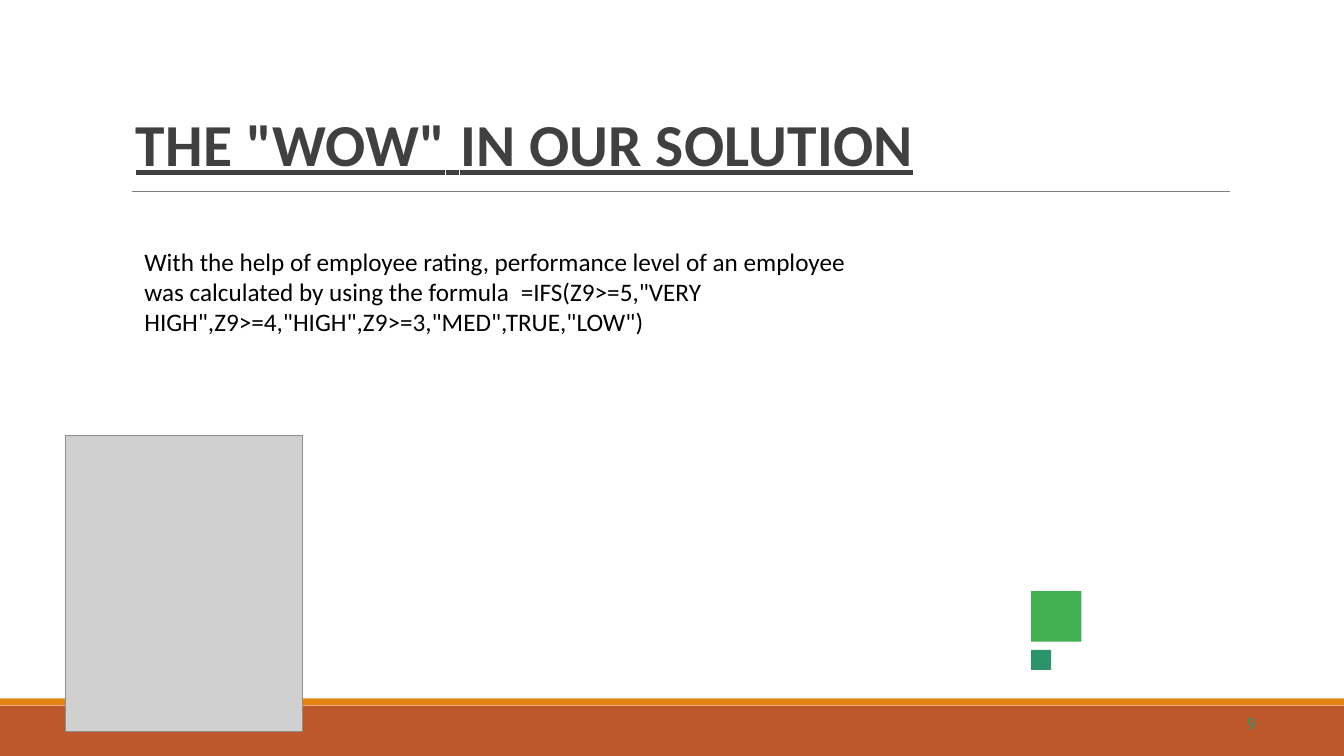
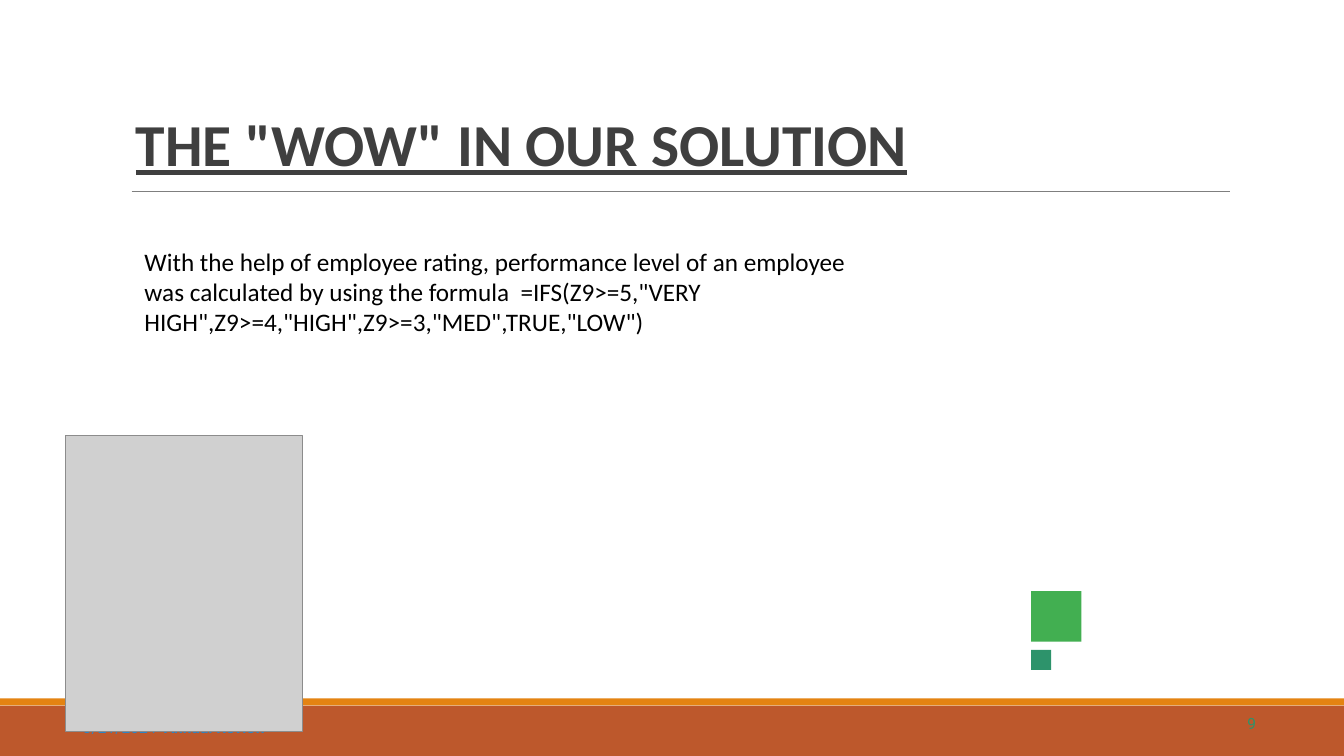
Before and after one commit to Shakthi1924/TNSDCshakthi, a slide deck: slide 9 of SHAKTHI SHRI V NM PROJECT (1).pptx. Drawn at 1344x756 pixels with LibreOffice and Linux fonts; fonts in the diff are those of the drawing; grey boxes stand for pictures. Boxes give left, top, right and bottom in pixels: in the first picture for what was removed or moved away, otherwise in the second. Text is boxed around its words. In the diff, an @@ line names an element or a change of style, - is before the commit and + after.

```diff
--- a/SHAKTHI SHRI V NM PROJECT (1).pptx
+++ b/SHAKTHI SHRI V NM PROJECT (1).pptx
@@ title "THE "WOW" IN OUR SOLUTION" at (136,125,906,175): text colour #404040 to #3F3F3F; letter spacing 0.1 to 0 pt in "THE "WOW" IN OUR"; letter spacing 0.2 to 0 pt in ""WOW" SOLUTION"; less space between paragraphs @@
@@ text "3/21/2024 Annual Review" at (83,731,266,737): letter spacing 0.2 to 0 pt in "3/21/2024"; letter spacing 0.1 to 0 pt in "3/21/2024 Annual Review"; letter spacing 0.5 to 0 pt in "Annual"; letter spacing 0.3 to 0 pt, letter spacing 0.9 to 0 pt, letter spacing -0.3 to 0 pt in "Review"; line spacing 12.8pt to 1.16 @@
```
Also in this commit, not shown: 12 other slides changed.
